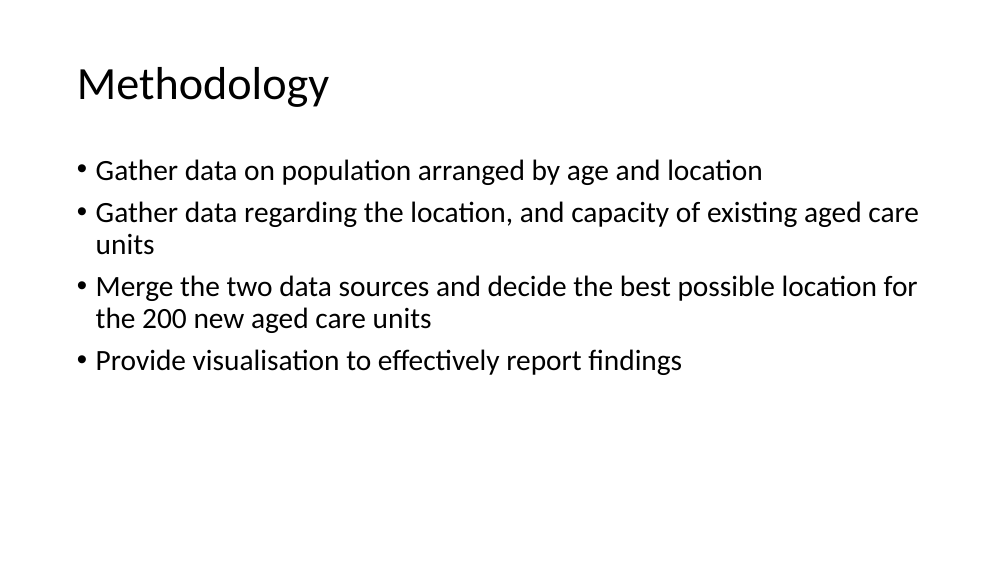
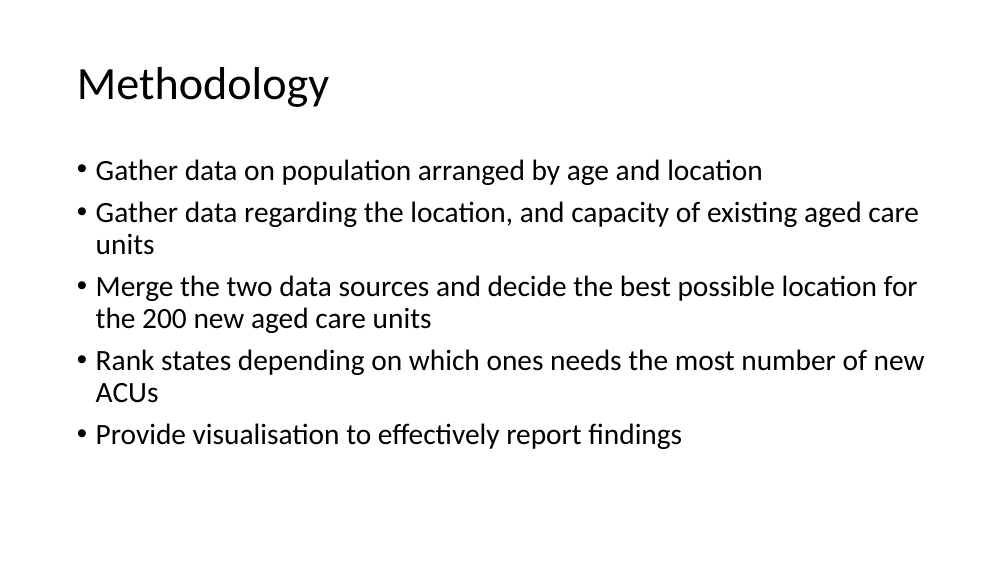
Before and after one commit to vdencarnacion/probset, a slide deck: slide 7 of final_presentation.pptx (slide 5 before the commit). Drawn at 1008x567 pixels with LibreOffice and Linux fonts; fonts in the diff are those of the drawing. Boxes give left, top, right and bottom in pixels: in the first picture for what was removed or moved away, otherwise in the second. Text is boxed around its words. In the diff, an @@ line names an element or a change of style, - is before the commit and + after.

```diff
--- a/final_presentation.pptx
+++ b/final_presentation.pptx
@@ text at (x1=96, y1=349, x2=925, y2=403): paragraph added @@
+• Rank states depending on which ones needs the most number of new ACUs
```
Also in this commit, not shown: 4 other slides changed, 5 slides added, 1 other file.
